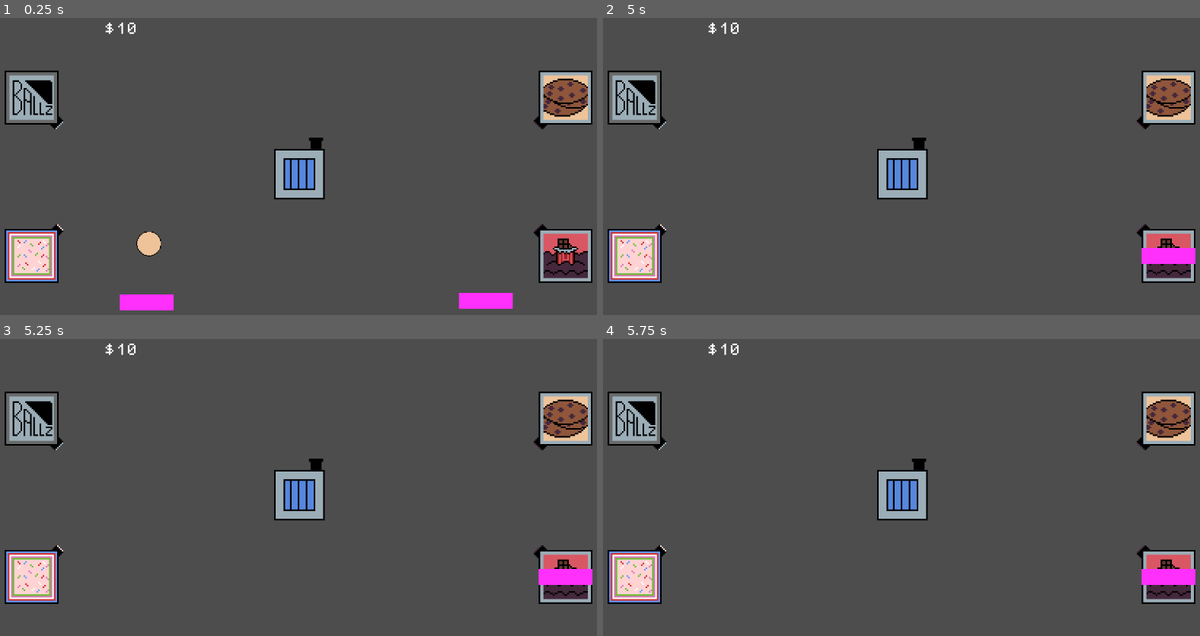
Above: before the commit, frames 1-4 (two rows, left to right).
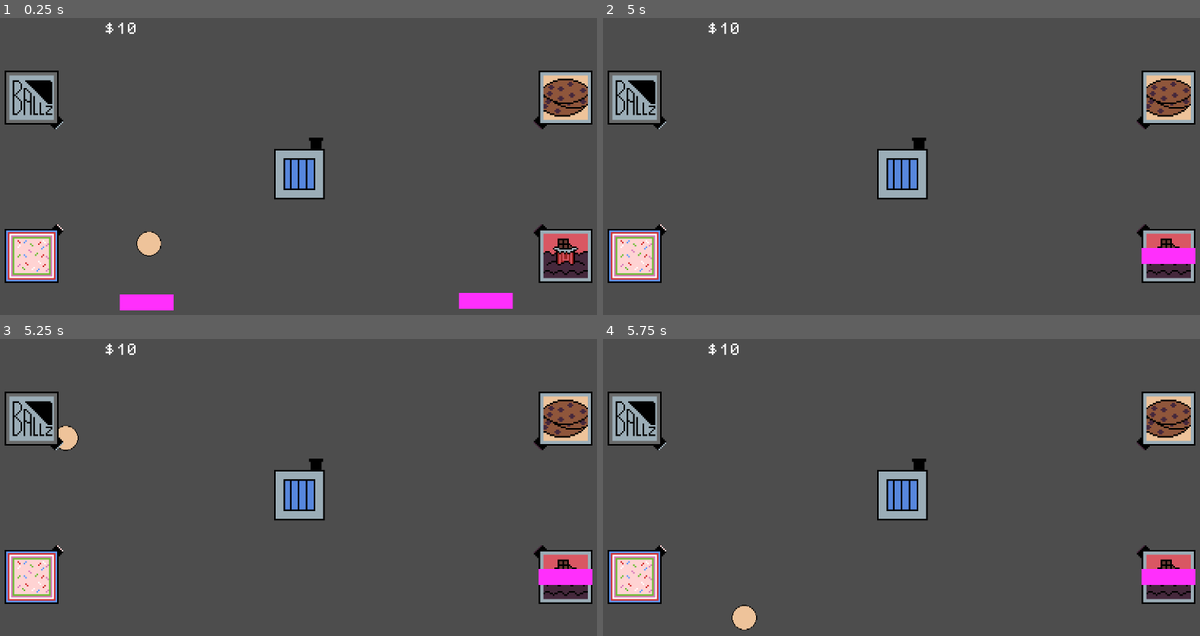
Above: after the commit, the same moments.

Repository: nimilgp/brackey-2025-aug
Game: Godot game, scene res://scenes/game.tscn
The game is run twice, just before and just after one commit, with the same random seed, the same clock (stepped at 60 frames per second) and the same inputs.
Inputs (mouse positions are in pixels of both pictures, inside the frame that each line leads up to):
- Up to frame 1 (0.25 s): no input
- Up to frame 2 (5 s): drag from (752, 303) to (1170, 255) at 0.52 s; drag from (1086, 300) to (1170, 255) at 1.27 s; tap Enter at 2, 3.5 s; move the mouse to (961, 101) at 2.02 s; hold D 2.03-2.75 s; tap Space at 2.75, 4.25 s; drag from (871, 243) to (901, 175) at 2.77 s; move the mouse to (1086, 228) at 3.52 s; hold A 3.53-4.25 s; drag from (716, 124) to (632, 255) at 4.27 s
- Up to frame 3 (5.25 s): tap Enter at 5 s; move the mouse to (328, 496) at 5.02 s; hold S from 5.03 s (still down); click (328, 496) at 5.17 s
- Up to frame 4 (5.75 s): keep holding S

Frames 1-2 are identical in both runs. In frame 3, 0.2% of the frame differs, in the area x 9-14%, y 28-38%; in frame 4, 0.3%, in the area x 21-26%, y 89-99%.

Commit message:
dough dispenser working

Diff:
--- a/scenes/ball.tscn
+++ b/scenes/ball.tscn
@@ -1,6 +1,7 @@
-[gd_scene load_steps=4 format=3 uid="uid://ba6rnpb5ohnyc"]
+[gd_scene load_steps=5 format=3 uid="uid://ba6rnpb5ohnyc"]
 
 [ext_resource type="Script" uid="uid://cw300wjemqrvm" path="res://scripts/ball.gd" id="1_7s4qf"]
+[ext_resource type="Texture2D" uid="uid://doa8nb5jl421b" path="res://assets/dough-ball.png" id="2_cxlvu"]
 
 [sub_resource type="PhysicsMaterial" id="PhysicsMaterial_n1dj2"]
 bounce = 1.0
@@ -18,3 +19,6 @@
 [node name="CollisionShape2D" type="CollisionShape2D" parent="."]
 scale = Vector2(1.3, 1.3)
 shape = SubResource("RectangleShape2D_n1dj2")
+
+[node name="Sprite2D" type="Sprite2D" parent="."]
+texture = ExtResource("2_cxlvu")
--- a/scenes/game.tscn
+++ b/scenes/game.tscn
@@ -16,6 +16,7 @@
 [ext_resource type="Script" uid="uid://q4rvwylkeg2x" path="res://scripts/choc_chip.gd" id="9_kvpfn"]
 [ext_resource type="Texture2D" uid="uid://bfxmfdv3dx5ss" path="res://assets/choco-chip-disp.png" id="9_vtaks"]
 [ext_resource type="Texture2D" uid="uid://cegivgcf6mk0n" path="res://assets/dough-ball-disp.png" id="12_kvuet"]
+[ext_resource type="Script" uid="uid://bdvi6pxyiwn41" path="res://scripts/dough_dispenser.gd" id="13_ca42v"]
 [ext_resource type="Script" uid="uid://de41df306yldw" path="res://scripts/kill_zone.gd" id="14_trtic"]
 
 [sub_resource type="WorldBoundaryShape2D" id="WorldBoundaryShape2D_ir15t"]
@@ -44,9 +45,6 @@
 [node name="ball" parent="." instance=ExtResource("3_lbhrr")]
 position = Vector2(-189, 56)
 physics_material_override = null
-
-[node name="Sprite2D" type="Sprite2D" parent="ball"]
-texture = ExtResource("3_ir15t")
 
 [node name="machines" type="Node" parent="."]
 
@@ -80,10 +78,14 @@
 
 [node name="doughDispenser" parent="machines" instance=ExtResource("4_lbhrr")]
 position = Vector2(-337, -100)
-script = null
+script = ExtResource("13_ca42v")
 
 [node name="Sprite2D" type="Sprite2D" parent="machines/doughDispenser"]
 texture = ExtResource("12_kvuet")
+
+[node name="Timer2" type="Timer" parent="machines/doughDispenser"]
+wait_time = 5.0
+autostart = true
 
 [node name="paddles" type="Node" parent="."]
 
@@ -105,4 +107,5 @@
 [connection signal="body_entered" from="machines/sprinkles" to="machines/sprinkles" method="_on_body_entered"]
 [connection signal="body_entered" from="machines/chocChip" to="machines/chocChip" method="_on_body_entered"]
 [connection signal="body_entered" from="machines/doughDispenser" to="machines/doughDispenser" method="_on_body_entered"]
+[connection signal="timeout" from="machines/doughDispenser/Timer2" to="machines/doughDispenser" method="_on_timer_2_timeout"]
 [connection signal="body_entered" from="KillZone" to="KillZone" method="_on_body_entered"]
--- a/scripts/ball.gd
+++ b/scripts/ball.gd
@@ -28,7 +28,7 @@
 	pass
 
 func _integrate_forces(state):
-	for node : CharacterBody2D in get_colliding_bodies():
+	for node in get_colliding_bodies():
 		if node.is_in_group("paddles"):
 			# read the rotation angle of paddle
 			var paddle_rotation = node.read_current_rotation()
--- /dev/null
+++ b/scripts/dough_dispenser.gd
@@ -0,0 +1,30 @@
+extends Area2D
+
+@onready var timer2: Timer = $Timer2
+@onready var game: Node2D = $"../.."
+@onready var BALL_INIT_POS = $".".position
+
+const BALL = preload("res://scenes/ball.tscn")
+const BALL_VEL : Vector2 = Vector2(200, 0)
+
+# Called when the node enters the scene tree for the first time.
+func _ready() -> void:
+	pass
+
+
+# Called every frame. 'delta' is the elapsed time since the previous frame.
+func _process(delta: float) -> void:
+	pass
+
+
+func _on_timer_2_timeout() -> void:
+	# get position of dough dispenser
+	# create new dough
+	var new_ball = BALL.instantiate()
+
+	# set position and velocity
+	new_ball.position = BALL_INIT_POS
+	new_ball.linear_velocity = BALL_VEL
+
+	# shoot
+	game.add_child(new_ball)
Not shown, added: scripts/dough_dispenser.gd.uid
